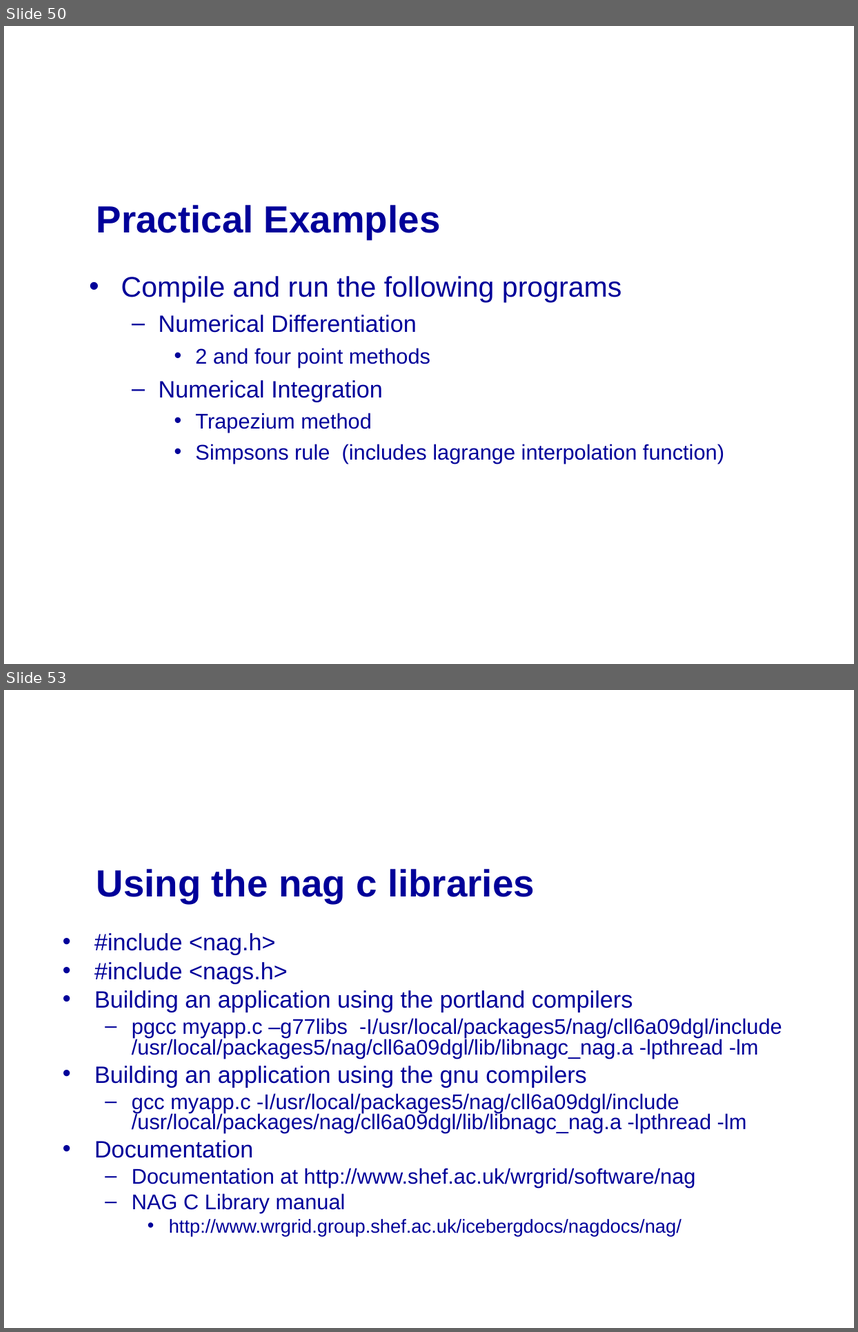
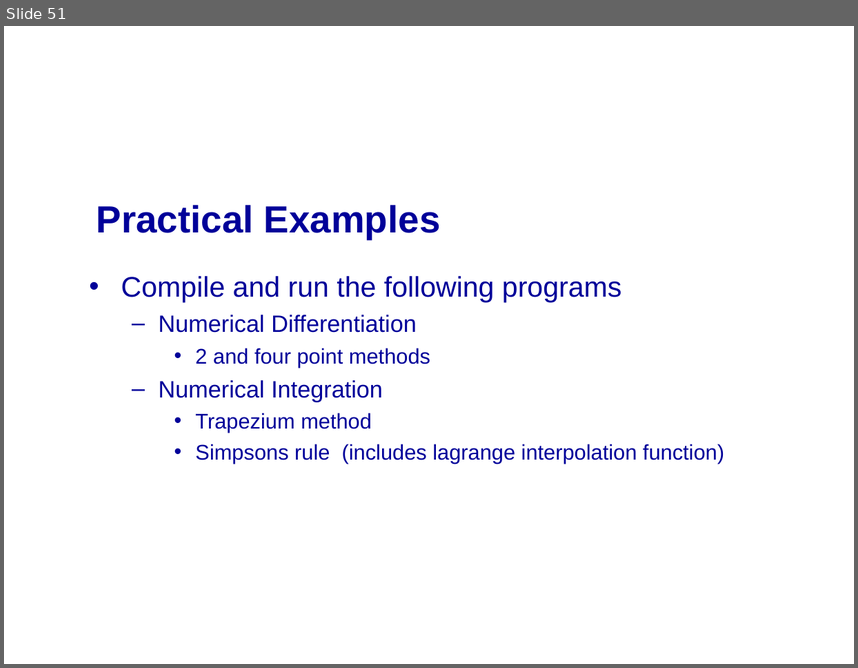
Before and after one commit to mikeg64/iome, a slide deck: src/examples/course/c/presentation/IntrotoC3.ppt. Shown one above the other, each under a label of ours: slides 50 and 53 before the commit, slide 51 after it; the slides between them are not shown. The pictures are 858x1332 and 858x668 pixels, drawn with LibreOffice and Linux fonts; fonts in the diff are those of the drawing; background and template pictures are left out. Boxes give left, top, right and bottom in pixels: in the first picture for what was removed or moved away, otherwise in the second. Text is boxed around its words. In the diff, an @@ line names an element or a change of style, - is before the commit and + after.

```diff
--- a/src/examples/course/c/presentation/IntrotoC3.ppt
+++ b/src/examples/course/c/presentation/IntrotoC3.ppt
@@ slide 53 removed at (4, 690, 854, 1328), background picture (left out) @@
@@ title removed at (96, 869, 535, 903) @@
-Using the nag c libraries
@@ text removed at (94, 933, 782, 1236) @@
-• #include <nag.h>
-• #include <nags.h>
-• Building an application using the portland compilers
-  – pgcc myapp.c –g77libs -I/usr/local/packages5/nag/cll6a09dgl/include /usr/local/packages5/nag/cll6a09dgl/lib/libnagc_nag.a -lpthread -lm
-• Building an application using the gnu compilers
-  – gcc myapp.c -I/usr/local/packages5/nag/cll6a09dgl/include /usr/local/packages/nag/cll6a09dgl/lib/libnagc_nag.a -lpthread -lm
-• Documentation
-  – Documentation at http://www.shef.ac.uk/wrgrid/software/nag
-  – NAG C Library manual
-    • http://www.wrgrid.group.shef.ac.uk/icebergdocs/nagdocs/nag/
@@ what was slide 50 is now slide 51 @@
```
Also in this commit, not shown: 1 slide added, 5 other slides removed, 11 other files.
